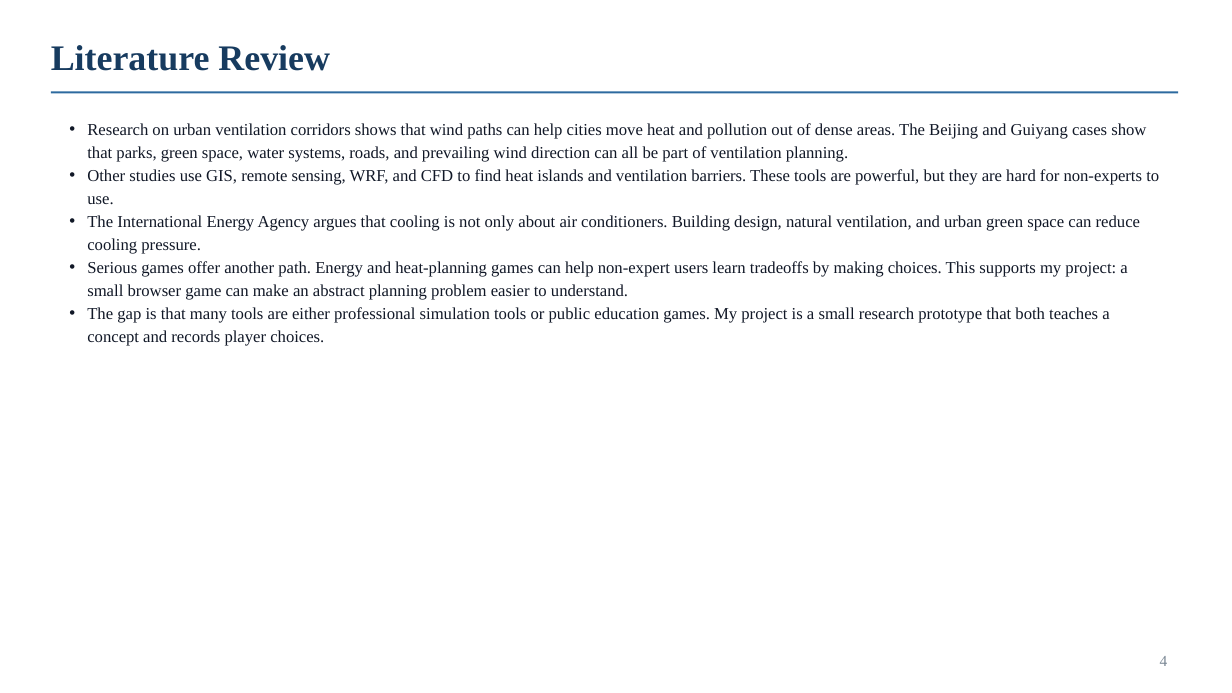
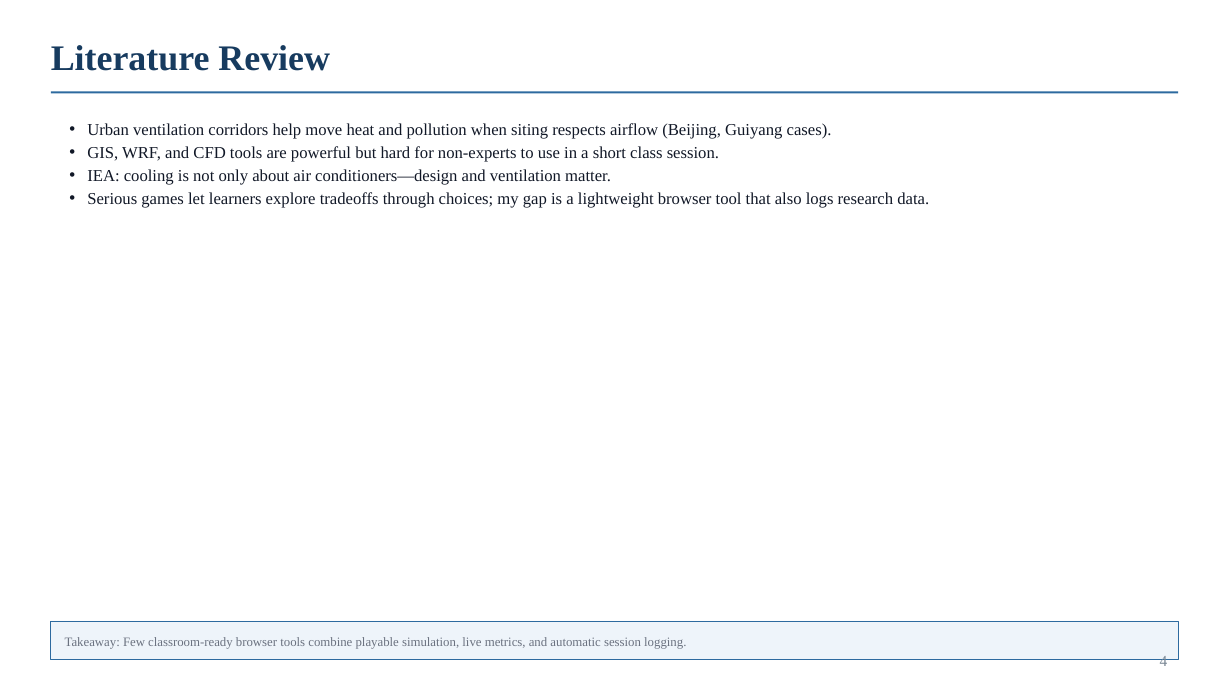
Before and after one commit to HYH-SZ/mayor-climate-game, a slide deck: slide 4 of midterm.pptx. Drawn at 1232x693 pixels with LibreOffice and Linux fonts; fonts in the diff are those of the drawing. Boxes give left, top, right and bottom in pixels: in the first picture for what was removed or moved away, otherwise in the second. Text is boxed around its words. In the diff, an @@ line names an element or a change of style, - is before the commit and + after.

```diff
--- a/midterm.pptx
+++ b/midterm.pptx
@@ text at [87, 123, 929, 207]: text changed @@
-• Research on urban ventilation corridors shows that wind paths can help cities move heat and pollution out of dense areas. The Beijing and Guiyang cases show that parks, green space, water systems, roads, and prevailing wind direction can all be part of ventilation planning.
-• Other studies use GIS, remote sensing, WRF, and CFD to find heat islands and ventilation barriers. These tools are powerful, but they are hard for non-experts to use.
-• The International Energy Agency argues that cooling is not only about air conditioners. Building design, natural ventilation, and urban green space can reduce cooling pressure.
-• Serious games offer another path. Energy and heat-planning games can help non-expert users learn tradeoffs by making choices. This supports my project: a small browser game can make an abstract planning problem easier to understand.
-• The gap is that many tools are either professional simulation tools or public education games. My project is a small research prototype that both teaches a concept and records player choices.
+• Urban ventilation corridors help move heat and pollution when siting respects airflow (Beijing, Guiyang cases).
+• GIS, WRF, and CFD tools are powerful but hard for non-experts to use in a short class session.
+• IEA: cooling is not only about air conditioners—design and ventilation matter.
+• Serious games let learners explore tradeoffs through choices; my gap is a lightweight browser tool that also logs research data.
@@ rectangle added at [51, 621, 1178, 660], fill #EEF4FA, outline #2D6A9F 0.6 pt @@
@@ text added at [65, 637, 686, 649], 10 pt, text #6B7280 @@
+Takeaway: Few classroom-ready browser tools combine playable simulation, live metrics, and automatic session logging.
```
Also in this commit, not shown: 5 other slides changed, 3 slides added, 3 slides removed, 1 other file.
